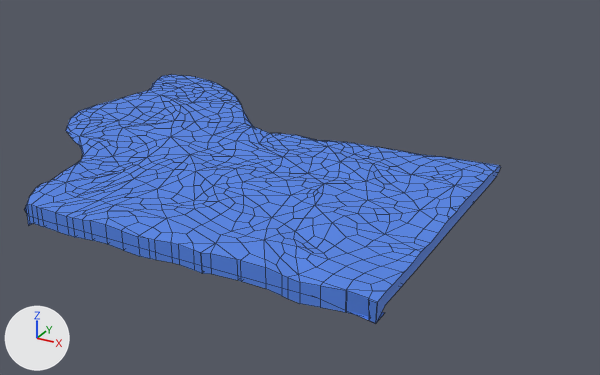
A saved change to the FBX model UnrealProj/ForceOfNature/Content/Environments/Level_Environment/Models/level_5_flood_stage3_model.fbx.
Rendered twice from a 50 mm camera at (1.73, -2.55, 1.25) aimed at (0.06, 0.49, -0.27). The axes (+X, +Y, +Z) are drawn at lower left. The lights are the same throughout. Mesh edges are drawn as thin lines. Where no turn or scale is listed for an object, it has been applied to the vertices.

The first picture shows 'BezierCurve'.
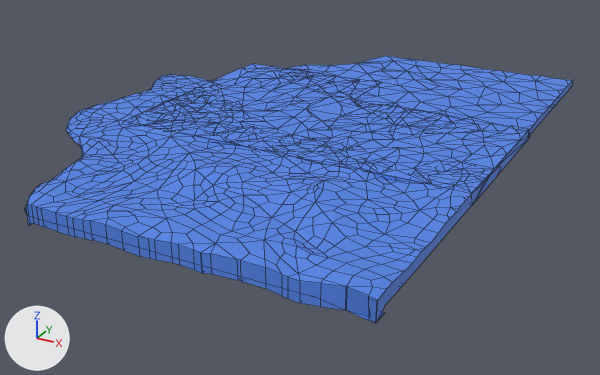
The newer file is also turned or shifted as a whole; pictures and numbers use the older file's frame.

Pixel boxes (x1, y1, x2, y2) of what changed, in the pictures (600 x 375 px):
'BezierCurve', reshaped (15% wider, 7% taller): before (24, 74, 501, 324); after (24, 56, 573, 323)
part 1 of me_mesh, added (blue): after (290, 56, 573, 135)
part 2 of me_mesh, built on: before (56, 145, 501, 324); after (57, 64, 530, 323)

Diff of the bpy script that builds the scene:
```diff
--- a/UnrealProj/ForceOfNature/Content/Environments/Level_Environment/Models/level_5_flood_stage3_model.fbx.py
+++ b/UnrealProj/ForceOfNature/Content/Environments/Level_Environment/Models/level_5_flood_stage3_model.fbx.py
@@ me_mesh @@
 # used by ob_beziercurve; location = (0.0, 0.0, 0.0)
-me_mesh.from_pydata(...)  # 988 vertices, 943 faces; spans x -1.0..0.95, y -0.68..0.96, z -0.07..0.02
+me_mesh.from_pydata(...)  # 1338 vertices, 1552 faces; spans x -1.0..0.95, y -0.68..1.83, z -0.07..0.03
+# me_mesh part 1: a new loose piece of 141 vertices spanning x -0.5..0.95, y 0.55..1.83, z -0.02..0.01, in mat_material_002 (blue #5284e7)
+# me_mesh part 2: 107 vertices moved from x -0.54..0.95, y -0.68..0.48, z -0.05..0.02 to x -0.54..0.95, y -0.68..0.48, z -0.05..0.03; 209 vertices added at x -0.7..0.95, y 0.17..1.31, z -0.03..0.02
 me_mesh.materials.append(mat_material_002)
```
